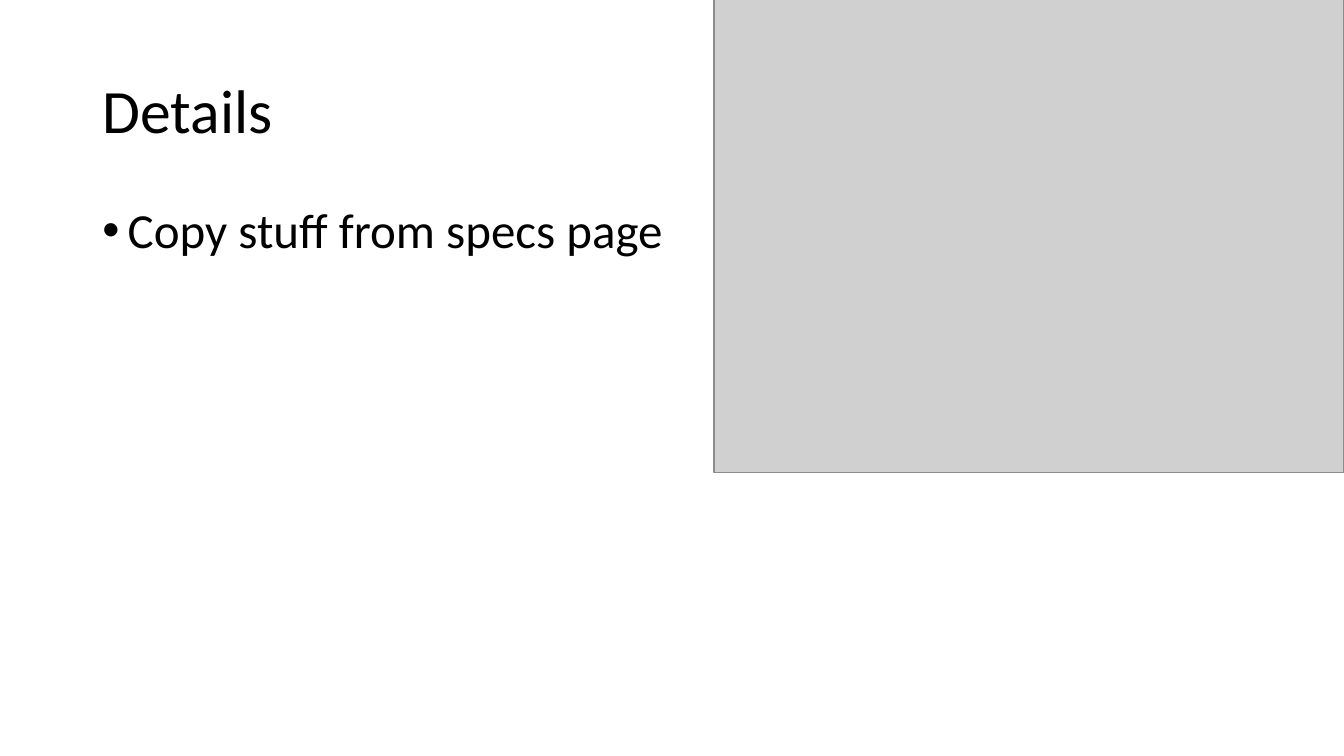
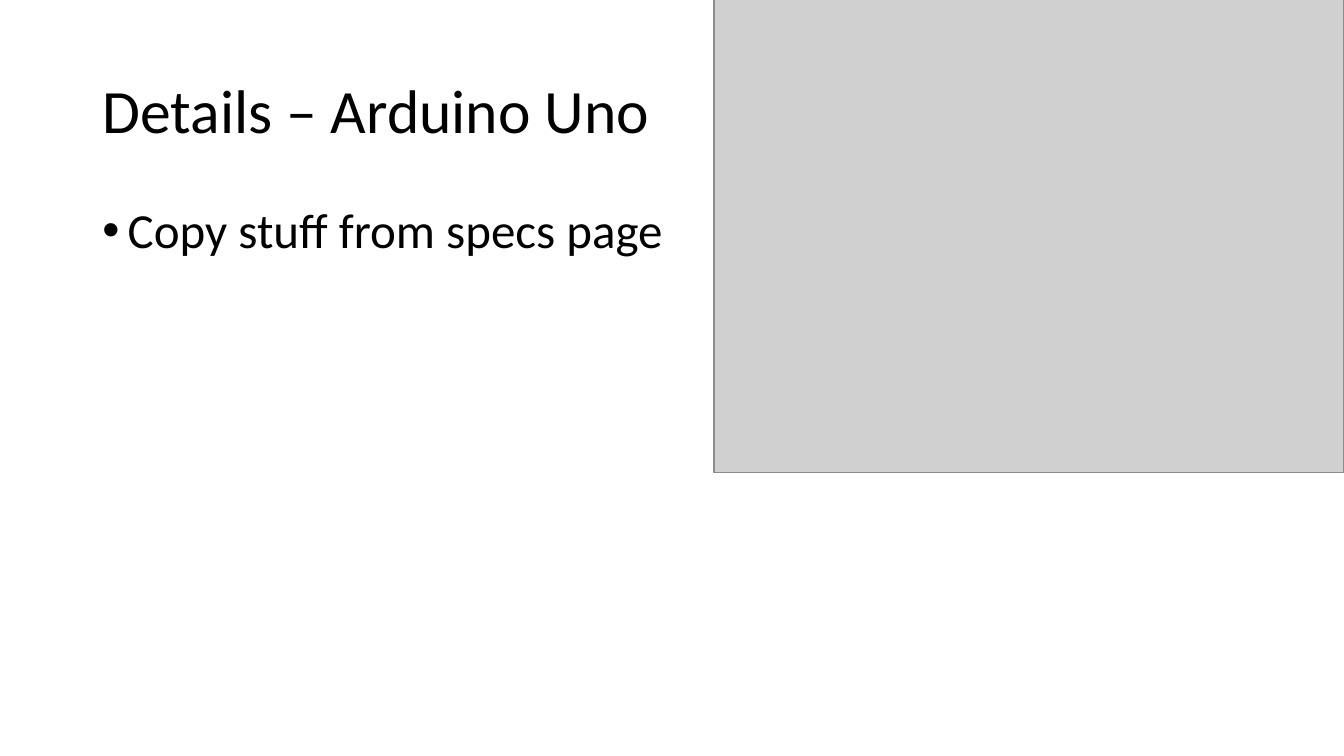
Before and after one commit to rchatrath7/PDH-Workshops, a slide deck: slide 15 of vishal-sensors-lecture/Sensor Lecture.pptx. Drawn at 1344x756 pixels with LibreOffice and Linux fonts; fonts in the diff are those of the drawing; grey boxes stand for pictures. Boxes give left, top, right and bottom in pixels: in the first picture for what was removed or moved away, otherwise in the second. Text is boxed around its words. In the diff, an @@ line names an element or a change of style, - is before the commit and + after.

```diff
--- a/vishal-sensors-lecture/Sensor Lecture.pptx
+++ b/vishal-sensors-lecture/Sensor Lecture.pptx
@@ title at (x1=102, y1=90, x2=649, y2=134): text changed @@
-Details
+Details – Arduino Uno
```
Also in this commit, not shown: 3 other slides changed, 4 slides added, 2 slides removed.
